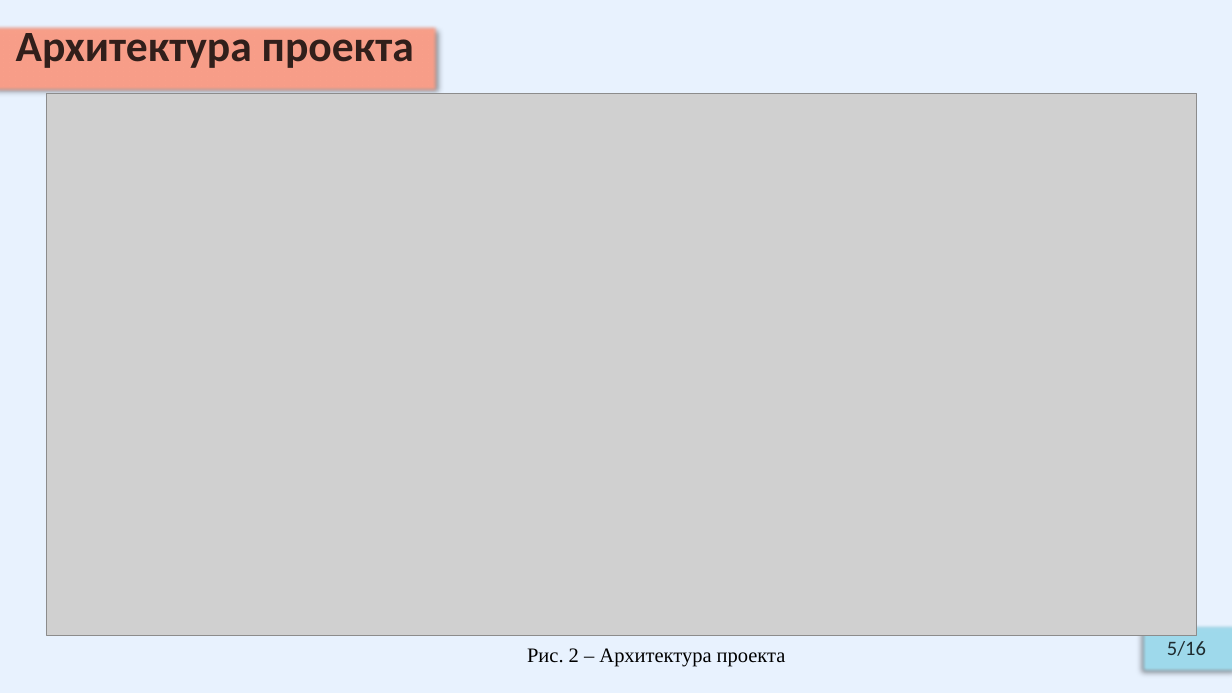
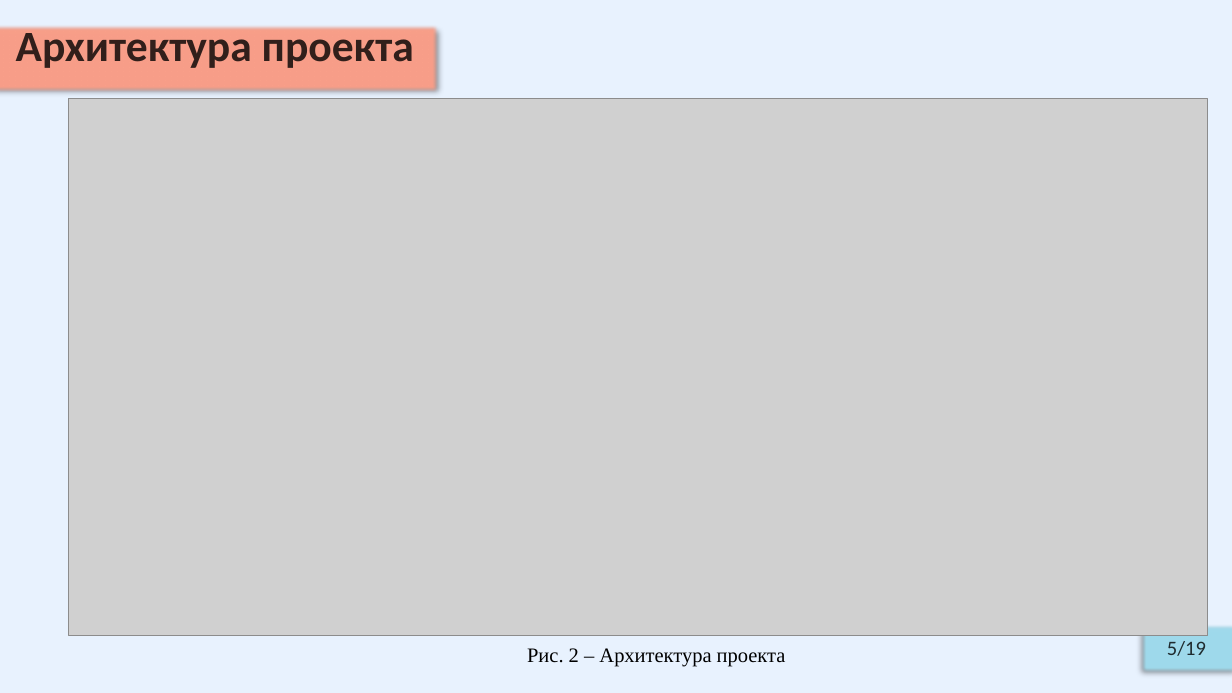
Before and after one commit to Relax-FM/Diploma, a slide deck: slide 5 of master/Diploma/presentation/OnyushevA_RK6-41M_v2.pptx. Drawn at 1232x693 pixels with LibreOffice and Linux fonts; fonts in the diff are those of the drawing; grey boxes stand for pictures. Boxes give left, top, right and bottom in pixels: in the first picture for what was removed or moved away, otherwise in the second. Text is boxed around its words. In the diff, an @@ line names an element or a change of style, - is before the commit and + after.

```diff
--- a/master/Diploma/presentation/OnyushevA_RK6-41M_v2.pptx
+++ b/master/Diploma/presentation/OnyushevA_RK6-41M_v2.pptx
@@ picture: place and size @@
-picture at box(46, 93, 1197, 636)
+picture at box(68, 99, 1208, 636)
@@ text in rectangle at box(1167, 641, 1206, 656): text changed @@
-5/16
+5/19
```
Also in this commit, not shown: 13 other slides changed, 4 slides added, 1 slide removed, 2 other files.
